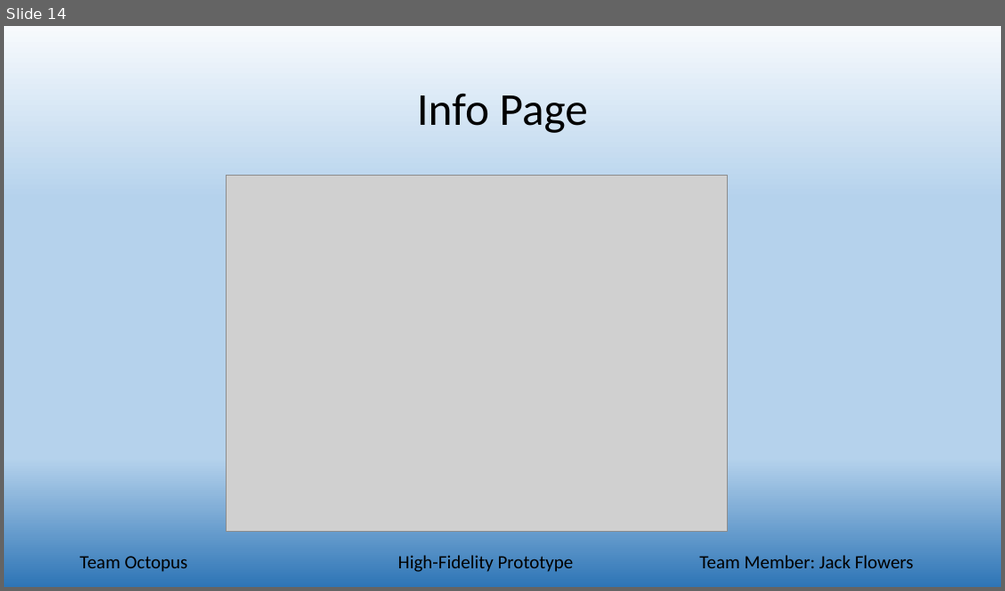
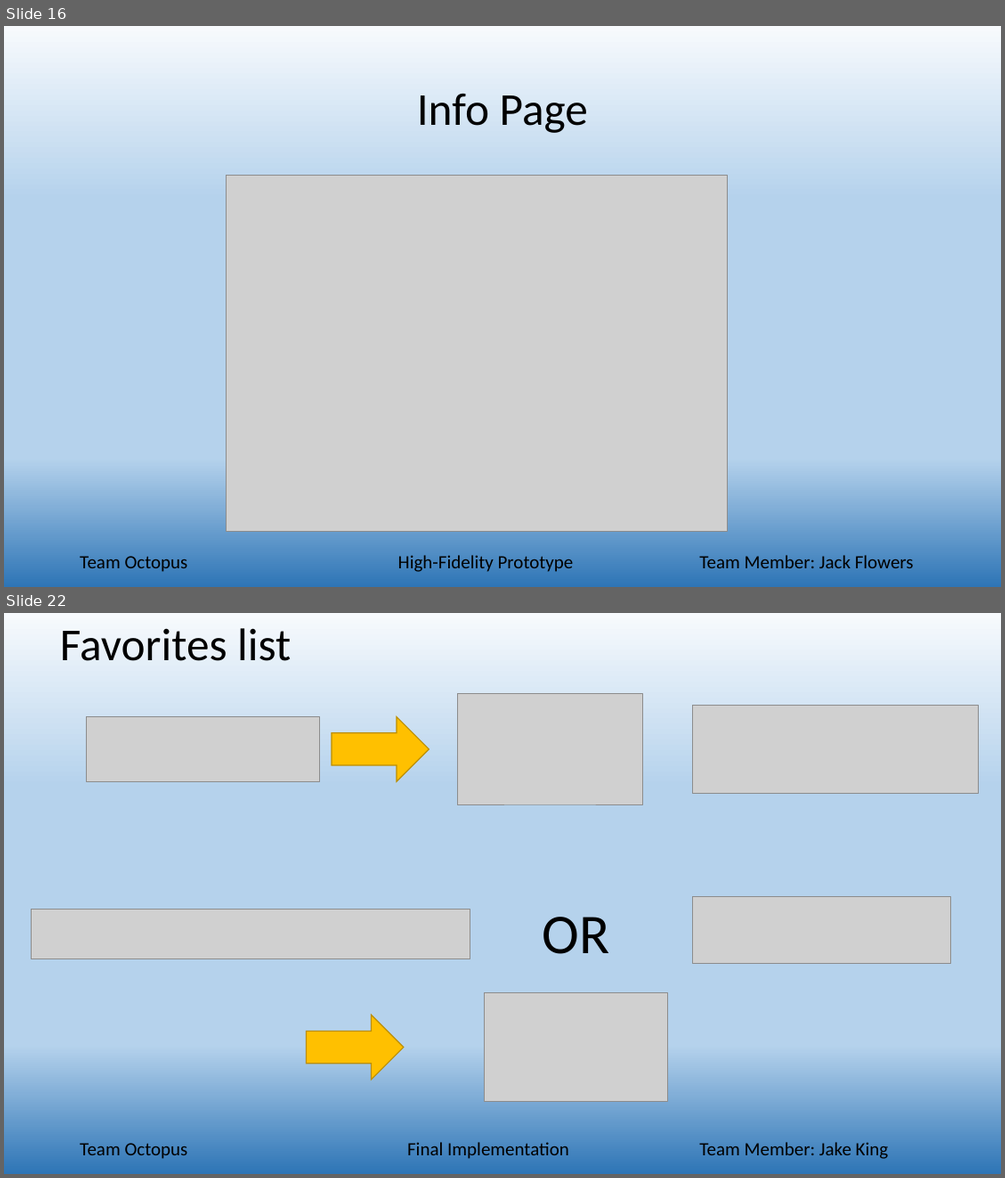
Before and after one commit to alwill/SchoolProjects, a slide deck: TeamOctopus/phase6/team_Octopus_Presentation.pptx. Shown one above the other, each under a label of ours: slide 14 before the commit, slides 16 and 22 after it; the slides between them are not shown. The pictures are 1005x591 and 1005x1178 pixels, drawn with LibreOffice and Linux fonts; fonts in the diff are those of the drawing; grey boxes stand for pictures. Boxes give left, top, right and bottom in pixels: in the first picture for what was removed or moved away, otherwise in the second. Text is boxed around its words. In the diff, an @@ line names an element or a change of style, - is before the commit and + after.

```diff
--- a/TeamOctopus/phase6/team_Octopus_Presentation.pptx
+++ b/TeamOctopus/phase6/team_Octopus_Presentation.pptx
@@ slide 22 added at (x1=4, y1=613, x2=1001, y2=1174), background gradient #F7FAFD to #B5D2EC to #2E75B6 @@
@@ title added at (x1=60, y1=628, x2=291, y2=661), 44 pt, text #000000 @@
+Favorites list
@@ picture added at (x1=86, y1=717, x2=319, y2=781) @@
@@ right arrow added at (x1=332, y1=717, x2=429, y2=781), fill #FFC000, outline #BD8E00 1 pt @@
@@ picture added at (x1=457, y1=694, x2=643, y2=804) @@
@@ picture added at (x1=692, y1=705, x2=978, y2=793) @@
@@ picture added at (x1=692, y1=896, x2=951, y2=964) @@
@@ picture added at (x1=31, y1=908, x2=470, y2=958) @@
@@ text added at (x1=542, y1=916, x2=610, y2=954), 54 pt, text #000000 @@
+OR
@@ picture added at (x1=484, y1=993, x2=668, y2=1102) @@
@@ right arrow added at (x1=306, y1=1014, x2=404, y2=1078), fill #FFC000, outline #BD8E00 1 pt @@
@@ text added at (x1=80, y1=1143, x2=188, y2=1159), 18 pt, text #000000 @@
+Team Octopus
@@ text added at (x1=407, y1=1142, x2=569, y2=1159), 18 pt, text #000000 @@
+Final Implementation
@@ text added at (x1=699, y1=1142, x2=889, y2=1159), 18 pt, text #000000 @@
+Team Member: Jake King
@@ what was slide 14 is now slide 16 @@
```
Also in this commit, not shown: 8 other slides added.
